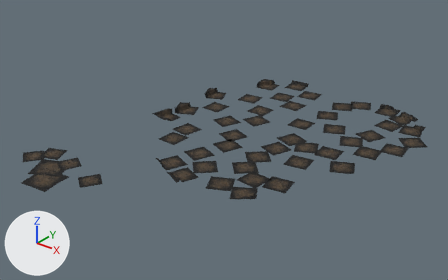
Renders of the glTF model res/models/MC_Ground_1_Alpha_Draped.glb from each side of a commit.
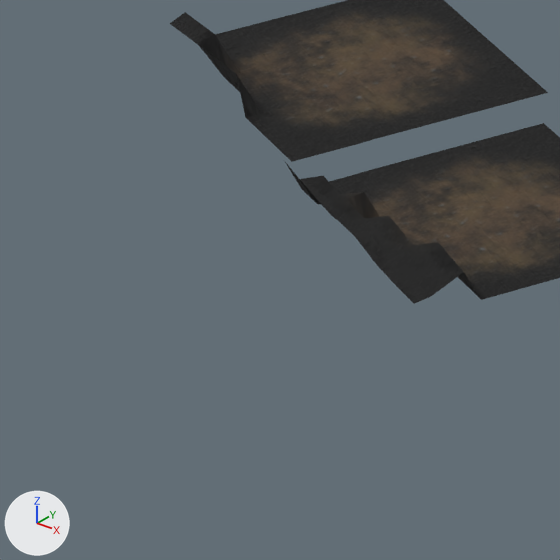
The first picture shows the older version from a 50 mm camera at (232.0, -304.0, 193.0) aimed at (-17.0, 7.0, 0.0). The close-ups show the older and then the newer version on the part from 32% to 42% of the width and 56% to 73% of the height of that picture. Only the edits that show in the close-ups are written down. The axes (+X, +Y, +Z) are drawn at lower left. The lights are the same throughout.

Before the edit, the objects in view are built like this:
```python
me_mesh_0 = bpy.data.meshes.new('Mesh_0')
me_mesh_0.from_pydata(...)  # 15317 vertices, 27136 faces; spans x -117.0..99.0, y -117.0..142.0, z -4.0..2.0
me_mesh_0.materials.append(mat_material_0)
ob_mc_ground_1_alpha_draped = bpy.data.objects.new('MC_Ground_1_Alpha_Draped', me_mesh_0)
ob_mc_ground_1_alpha_draped.location = (0.0, 0.0, 0.0)
```
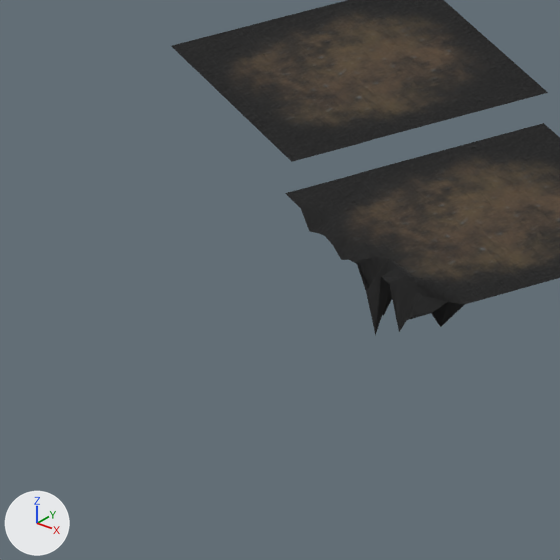
What the commit changed:
me_mesh_0 is used by ob_mc_ground_1_alpha_draped; location (0.0, 0.0, 0.0).
me_mesh_0 had 15317 vertices, 27136 faces and spanned x -117.0..99.0, y -117.0..142.0, z -4.0..2.0.
me_mesh_0 now has 15317 vertices, 27136 faces and spans x -117.0..99.0, y -117.0..142.0, z -7.0..1.0.
me_mesh_0 part 1: 2 of the vertices in x -9.0..-8.0, y -56.0..-55.0, z -1.0..0.0 are moved by (0.0, 0.0, -5.0).
me_mesh_0 part 2: 4 of the vertices in x -16.0..-4.0, y -57.0..-53.0, z -1.0 are moved by (0.0, 0.0, -3.0).
me_mesh_0 part 3: 42 of the vertices in x -35.0..-2.0, y -57.0..-42.0, z -1.0..0.0 are moved by (0.0, 0.0, -2.0).
me_mesh_0 part 4: 8 of the vertices in x -36.0..-3.0, y -58.0..-43.0, z -1.0 are moved by (0.0, 0.0, -1.0).
Other edits to the shape of me_mesh_0 do not show in these pictures.

Where the change shows, as pixel boxes (x1, y1, x2, y2) in the close-ups (560 x 560 px; the box of a moved part takes in the faces that stretch with it):
'MC_Ground_1_Alpha_Draped', reshaped: before (170, 0, 560, 304); after (171, 0, 560, 336)
part 1 of me_mesh_0, moved or reshaped: before (356, 225, 405, 269); after (357, 258, 406, 336)
part 2 of me_mesh_0, moved or reshaped: before (300, 176, 463, 295); after (301, 209, 465, 332)
part 3 of me_mesh_0, moved or reshaped: before (177, 18, 481, 299); after (179, 38, 481, 304)
part 4 of me_mesh_0, moved or reshaped: before (170, 12, 446, 304); after (171, 42, 447, 320)
